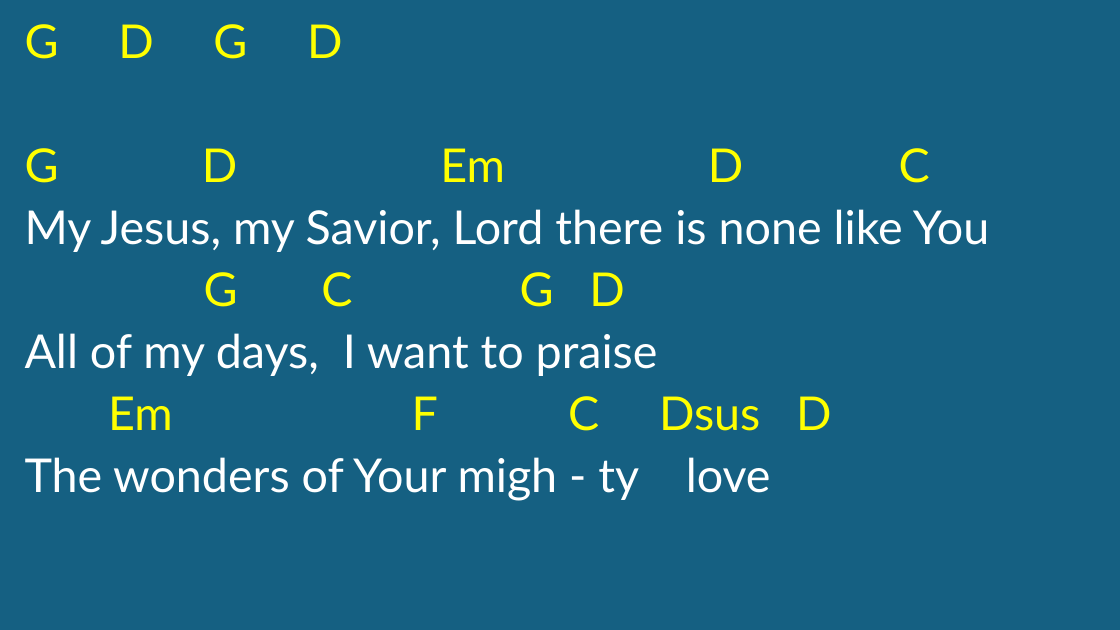
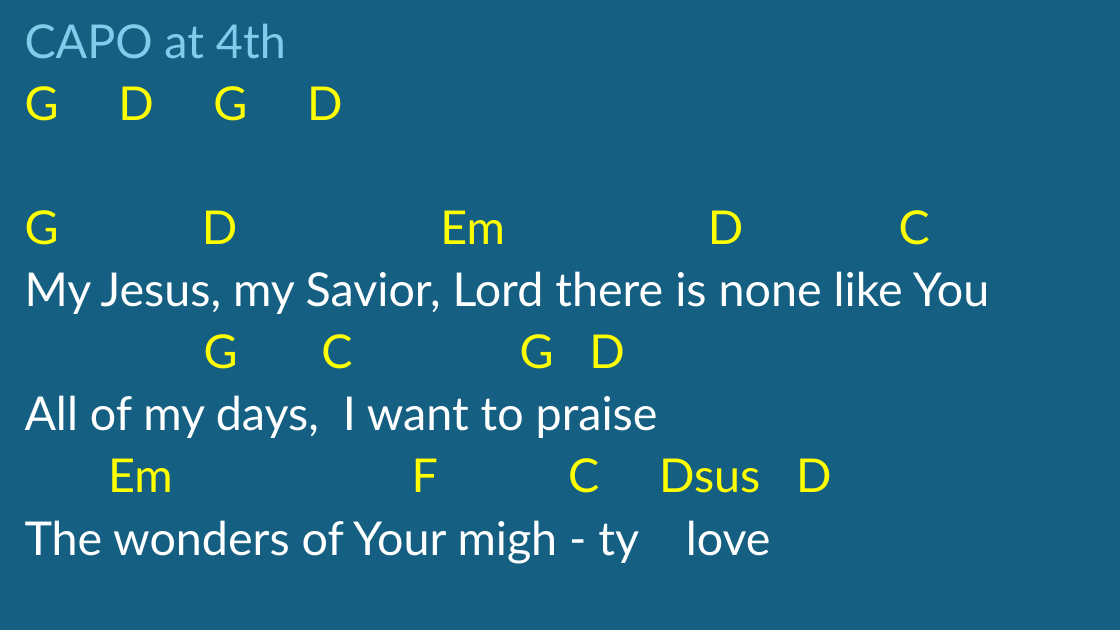
Before and after one commit to kendall412/worship, a slide deck: slide 13 of set/2026-10-11 ECBC-CH.pptx. Drawn at 1120x630 pixels with LibreOffice and Linux fonts; fonts in the diff are those of the drawing. Boxes give left, top, right and bottom in pixels: in the first picture for what was removed or moved away, otherwise in the second. Text is boxed around its words. In the diff, an @@ line names an element or a change of style, - is before the commit and + after.

```diff
--- a/set/2026-10-11 ECBC-CH.pptx
+++ b/set/2026-10-11 ECBC-CH.pptx
@@ subtitle at (25, 24, 286, 58): paragraph added @@
+CAPO at 4th
```
Also in this commit, not shown: 2 other slides changed, 1 other file.
